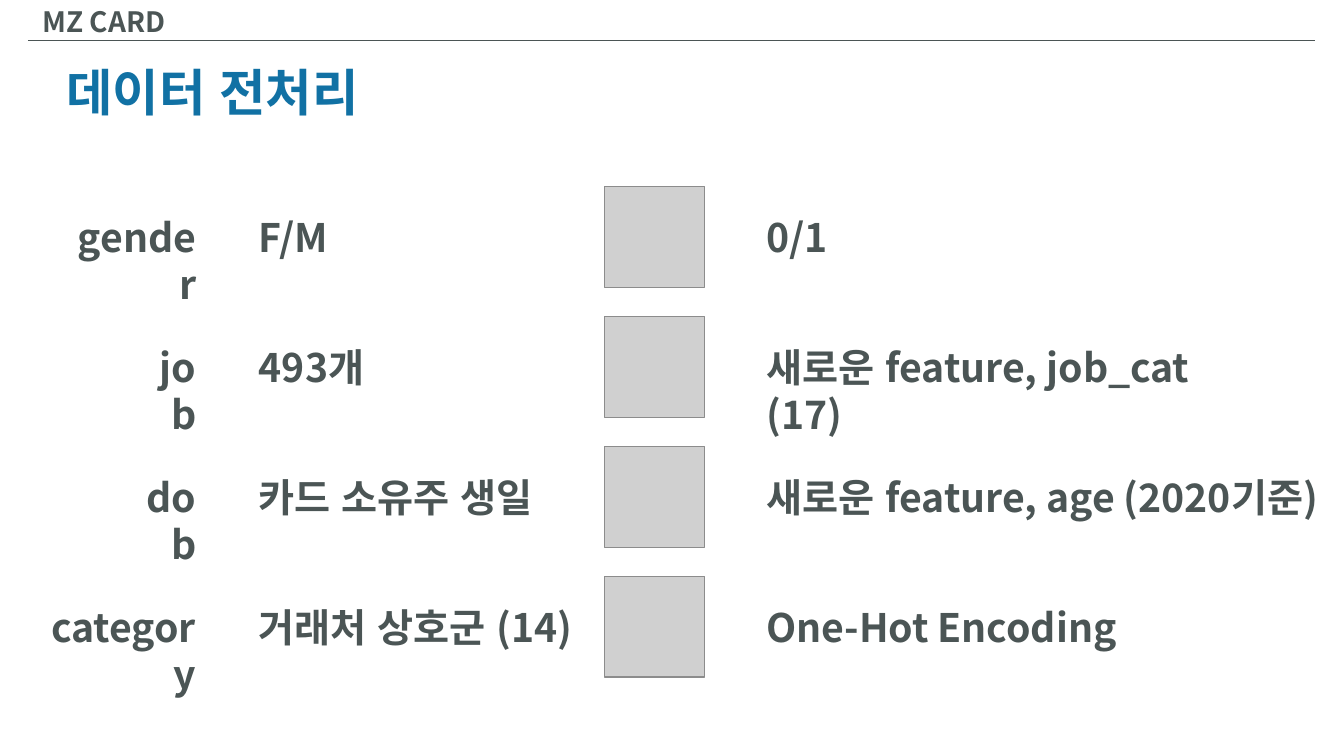
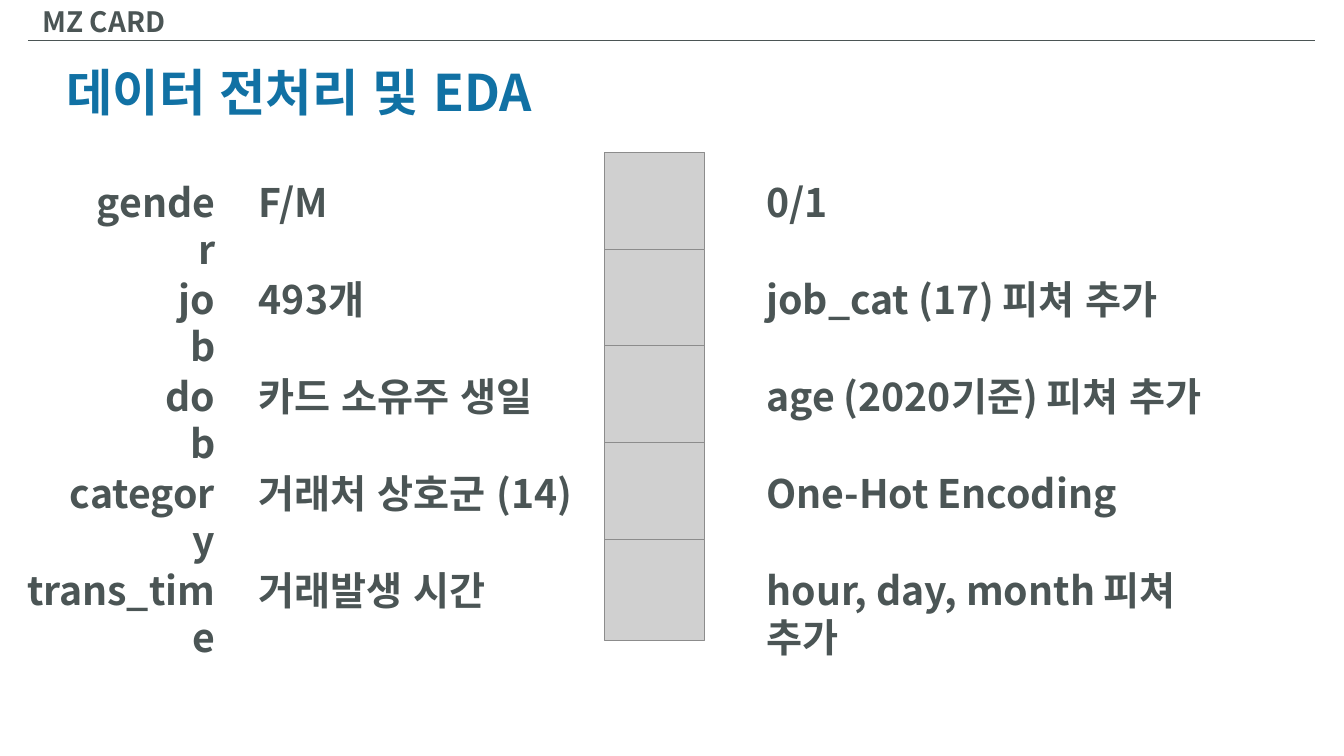
Before and after one commit to InjaeJayLee/mzcard, a slide deck: slide 10 of MZCARD.pptx. Drawn at 1344x756 pixels with LibreOffice and Linux fonts; fonts in the diff are those of the drawing; grey boxes stand for pictures. Boxes give left, top, right and bottom in pixels: in the first picture for what was removed or moved away, otherwise in the second. Text is boxed around its words. In the diff, an @@ line names an element or a change of style, - is before the commit and + after.

```diff
--- a/MZCARD.pptx
+++ b/MZCARD.pptx
@@ text at [66,68,532,116]: text changed @@
-데이터 전처리
+데이터 전처리 및 EDA
@@ text "gender": place and size @@
-text "gender" at [56,208,207,265]
+text "gender" at [76,173,226,231]
@@ 2 texts, 1 picture: place and size @@
-2 texts, 1 picture at [259,187,827,287]
+2 texts, 1 picture at [259,152,827,253]
@@ picture added at [604,249,705,350] @@
@@ text "job": place and size @@
-text "job" at [127,338,206,395]
+text "job" at [146,270,225,328]
@@ text "493개": place and size @@
-text "493개" at [259,349,364,386]
+text "493개" at [259,281,364,318]
@@ text at [766,281,1158,323]: text changed @@
-새로운 feature, job_cat (17)
+job_cat (17) 피쳐 추가
@@ picture: place and size @@
-picture at [604,317,705,417]
+picture at [604,346,705,447]
@@ text "dob": place and size @@
-text "dob" at [114,468,207,525]
+text "dob" at [133,368,226,425]
@@ text "카드 소유주 생일": place and size @@
-text "카드 소유주 생일" at [259,479,533,516]
+text "카드 소유주 생일" at [259,378,533,415]
@@ text at [766,378,1202,421]: text changed @@
-새로운 feature, age (2020기준)
+age (2020기준) 피쳐 추가
@@ picture: place and size @@
-picture at [604,447,705,547]
+picture at [604,443,705,543]
@@ text "category": place and size @@
-text "category" at [28,598,206,655]
+text "category" at [47,465,225,522]
@@ text "거래처 상호군 (14)": place and size @@
-text "거래처 상호군 (14)" at [259,609,573,650]
+text "거래처 상호군 (14)" at [259,475,573,516]
@@ text "One-Hot Encoding": place and size @@
-text "One-Hot Encoding" at [766,610,1117,652]
+text "One-Hot Encoding" at [766,476,1117,518]
@@ picture added at [604,539,705,640] @@
@@ text added at [27,573,215,611], 28 pt, text #4B5555, bold @@
+trans_time
@@ text added at [259,572,486,609], 28 pt, text #4B5555, bold @@
+거래발생 시간
@@ picture removed at [604,577,705,678] @@
@@ text added at [766,572,1176,656], 28 pt, text #4B5555, bold @@
+hour, day, month 피쳐 추가
```
Also in this commit, not shown: 12 other slides changed, 17 slides added, 1 slide removed, 1 other file.
